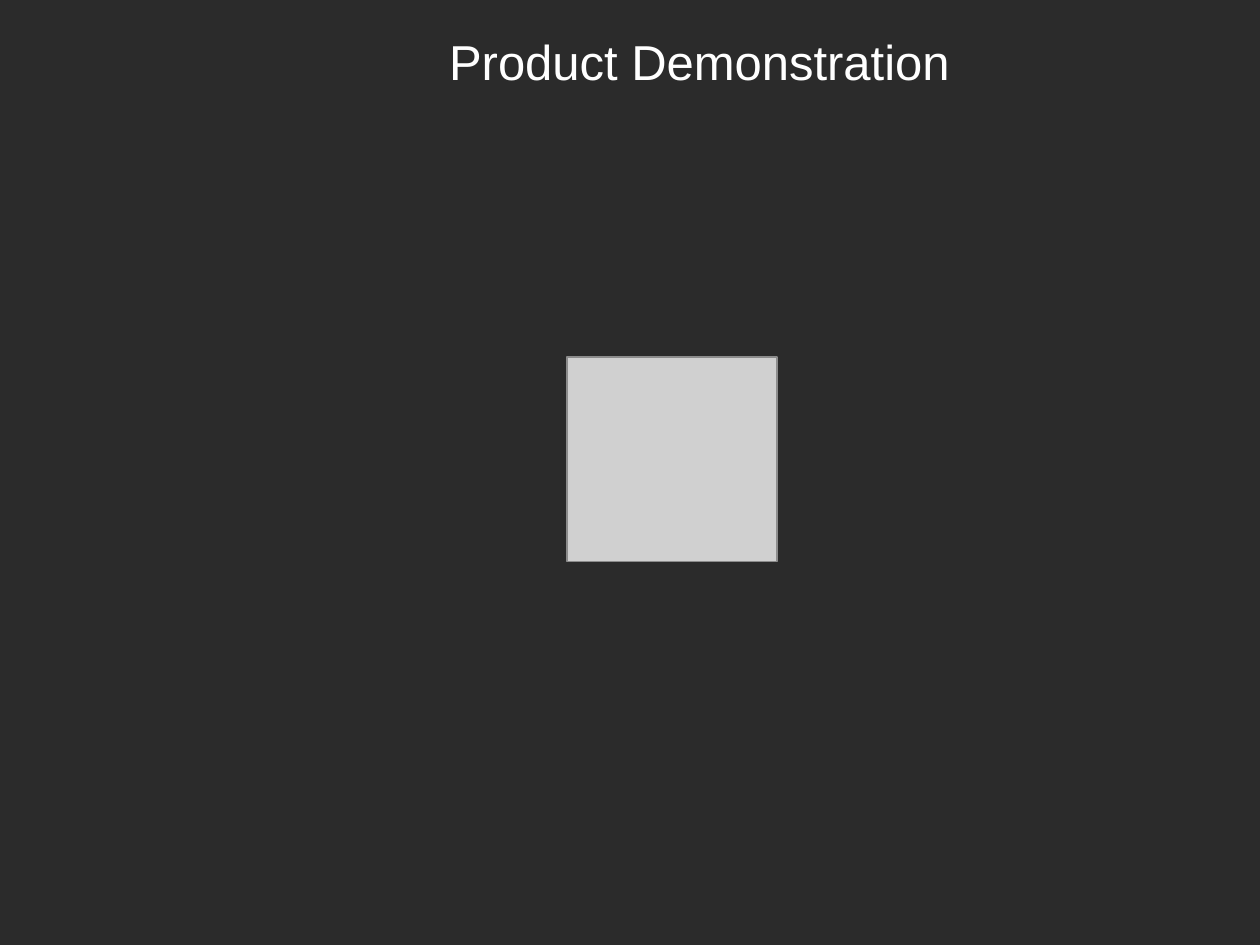
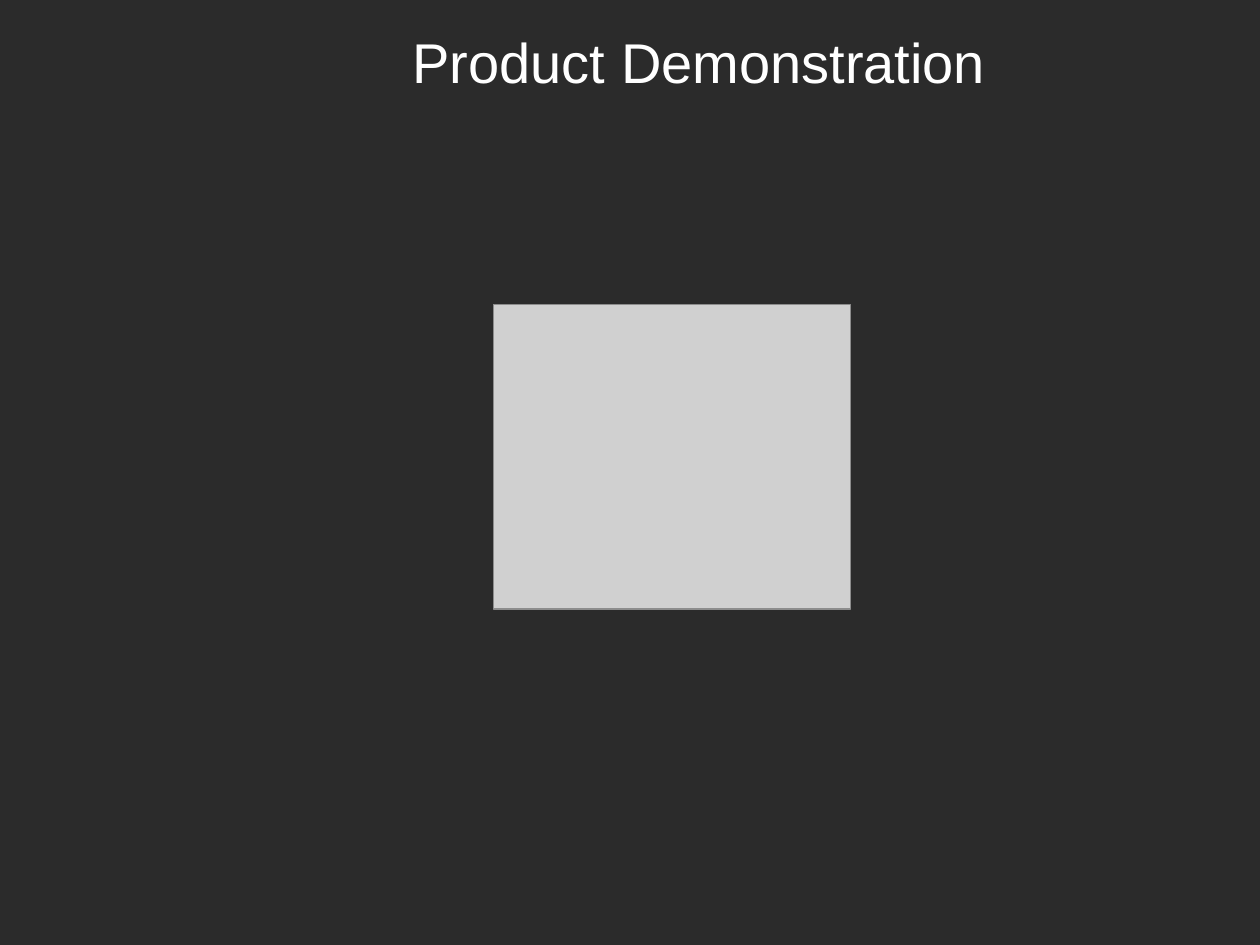
Before and after one commit to cchirag/easyx10, a slide deck: slide 10 of docs/HW/EasyX10 Project - CS673 - Fall 2008 v1.ppt. Drawn at 1260x945 pixels with LibreOffice and Linux fonts; fonts in the diff are those of the drawing; grey boxes stand for pictures; background and template pictures are left out; a plain dark background stands for a picture behind light text. Boxes give left, top, right and bottom in pixels: in the first picture for what was removed or moved away, otherwise in the second. Text is boxed around its words. In the diff, an @@ line names an element or a change of style, - is before the commit and + after.

```diff
--- a/docs/HW/EasyX10 Project - CS673 - Fall 2008 v1.ppt
+++ b/docs/HW/EasyX10 Project - CS673 - Fall 2008 v1.ppt
@@ title "Product Demonstration" at (x1=413, y1=42, x2=985, y2=84): size 28 to 32 pt @@
@@ picture resized from (x1=567, y1=357, x2=777, y2=561) to (x1=494, y1=305, x2=850, y2=610) @@
```
Also in this commit, not shown: 23 other slides changed.
